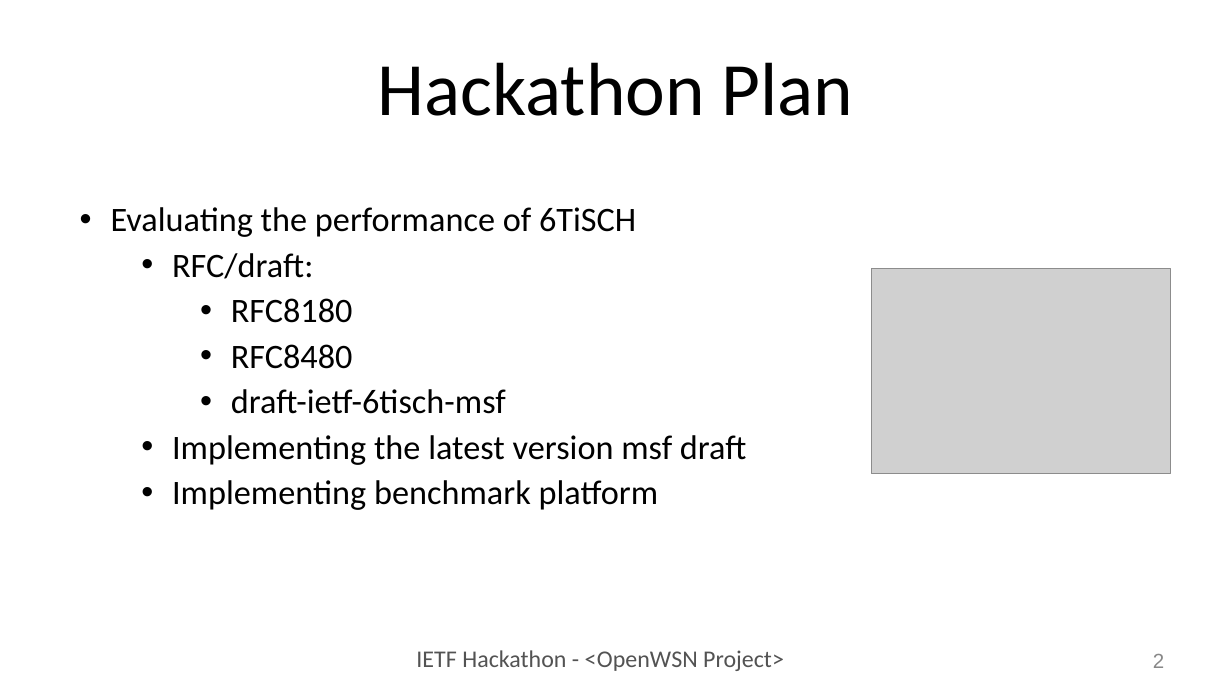
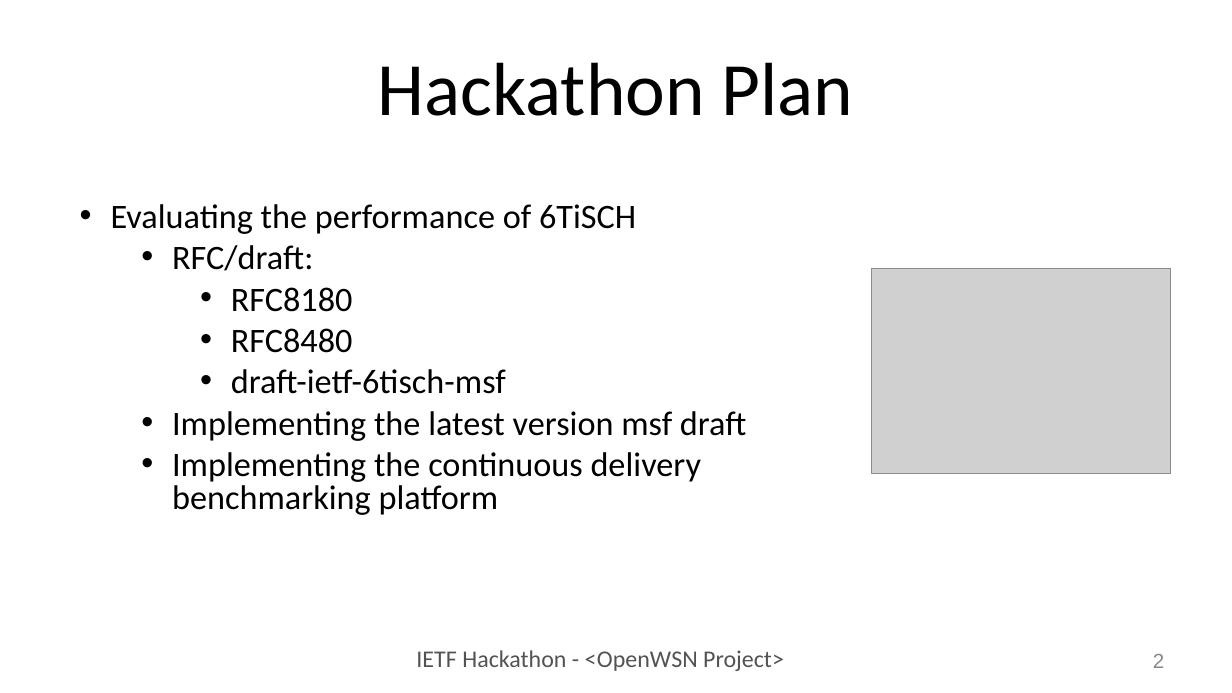
Before and after one commit to IETF-Hackathon/ietf104-project-presentations, a slide deck: slide 2 of openwsn_hackathon104.pptx. Drawn at 1232x693 pixels with LibreOffice and Linux fonts; fonts in the diff are those of the drawing; grey boxes stand for pictures. Boxes give left, top, right and bottom in pixels: in the first picture for what was removed or moved away, otherwise in the second. Text is boxed around its words. In the diff, an @@ line names an element or a change of style, - is before the commit and + after.

```diff
--- a/openwsn_hackathon104.pptx
+++ b/openwsn_hackathon104.pptx
@@ text at (111,204,747,441): line spacing 0.9 to 0.8 @@
@@ text at (172,452,702,515): text changed @@
-  • Implementing benchmark platform
+  • Implementing the continuous delivery benchmarking platform
```
Also in this commit, not shown: 5 other slides changed, 3 slides added.
